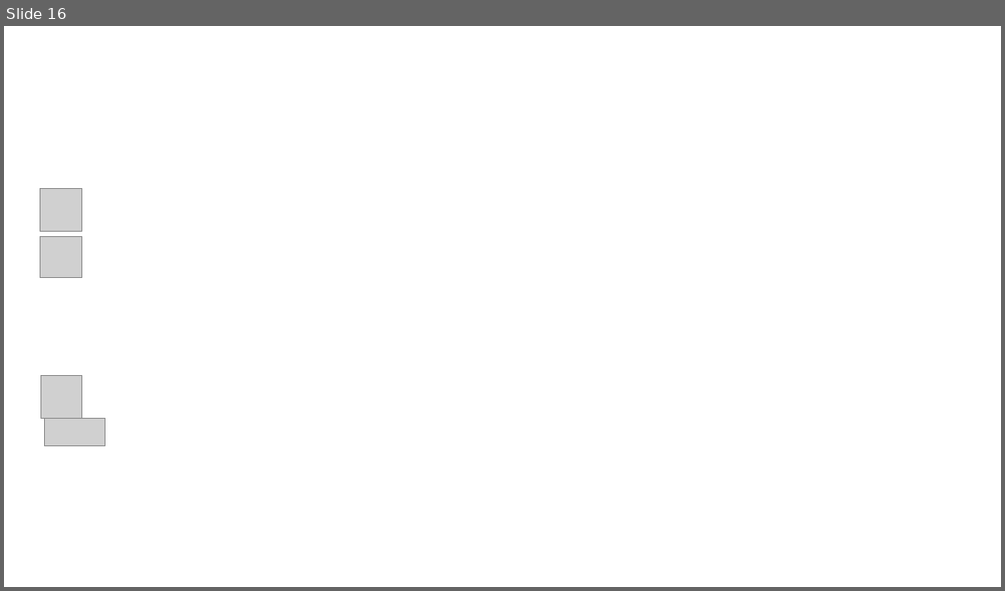
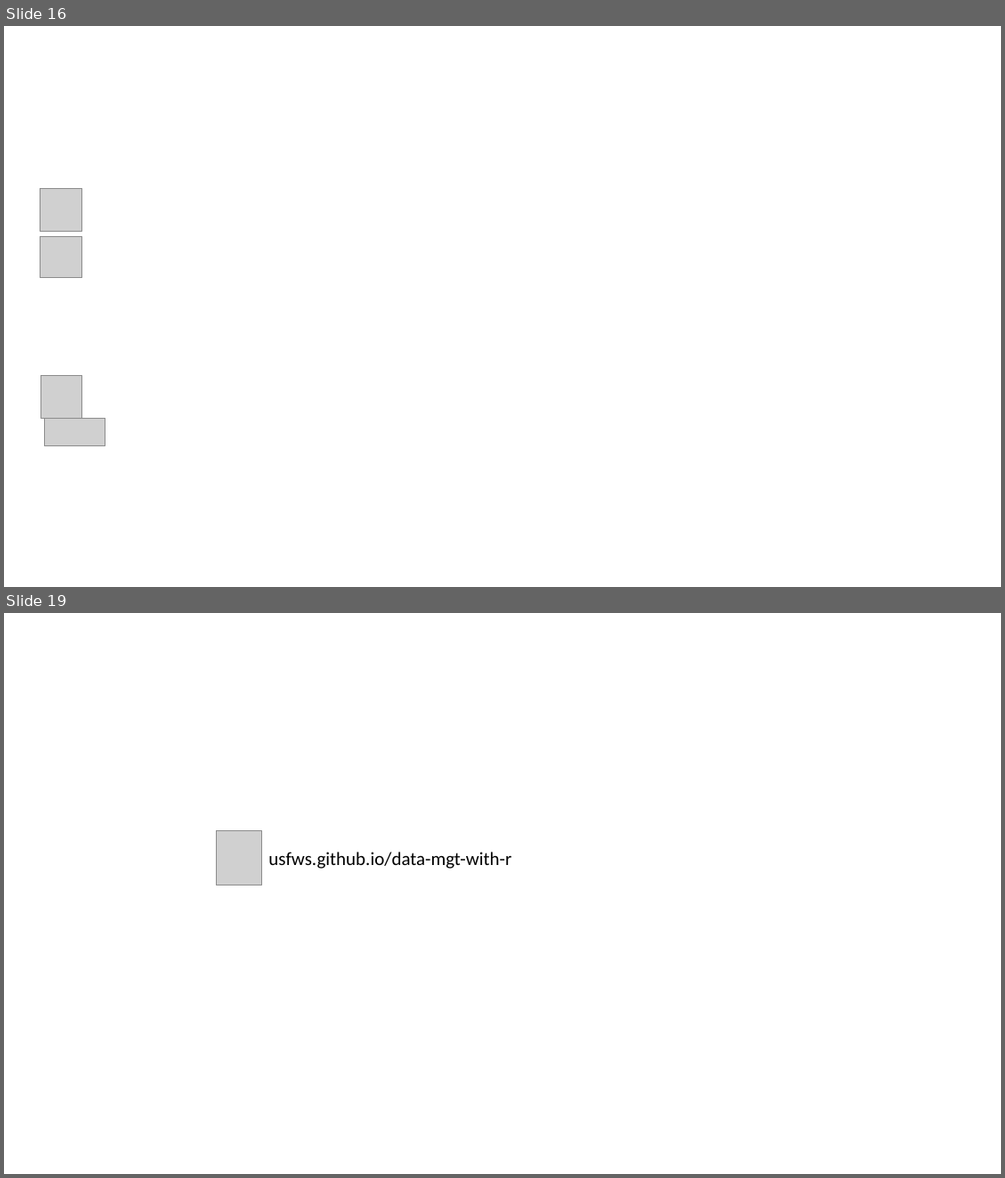
Before and after one commit to USFWS/data-mgt-with-r, a slide deck: docs/mccrea/presentation/images/pp_images.pptx. Shown one above the other, each under a label of ours: slide 16 before the commit, slides 16 and 19 after it; the slides between them are not shown. The pictures are 1005x591 and 1005x1178 pixels, drawn with LibreOffice and Linux fonts; fonts in the diff are those of the drawing; grey boxes stand for pictures. Boxes give left, top, right and bottom in pixels: in the first picture for what was removed or moved away, otherwise in the second. Text is boxed around its words. In the diff, an @@ line names an element or a change of style, - is before the commit and + after.

```diff
--- a/docs/mccrea/presentation/images/pp_images.pptx
+++ b/docs/mccrea/presentation/images/pp_images.pptx
@@ slide 19 added at box(4, 613, 1001, 1174), background #FFFFFF @@
@@ picture added at box(217, 831, 262, 884) @@
@@ text added at box(268, 852, 511, 868), 18 pt, text #000000 @@
+usfws.github.io/data-mgt-with-r
```
Also in this commit, not shown: 8 slides changed, 2 other slides added, 32 other files.
